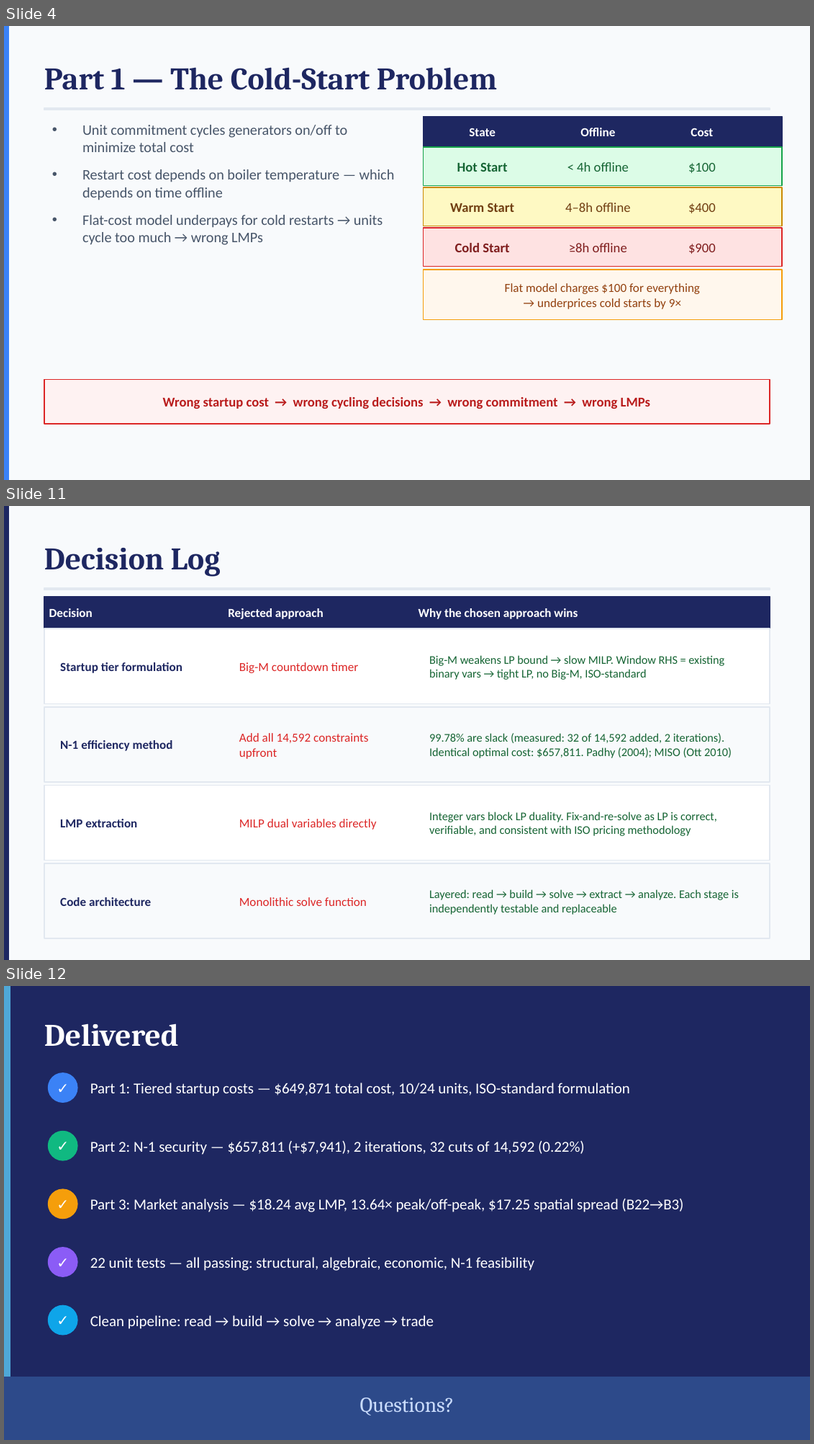
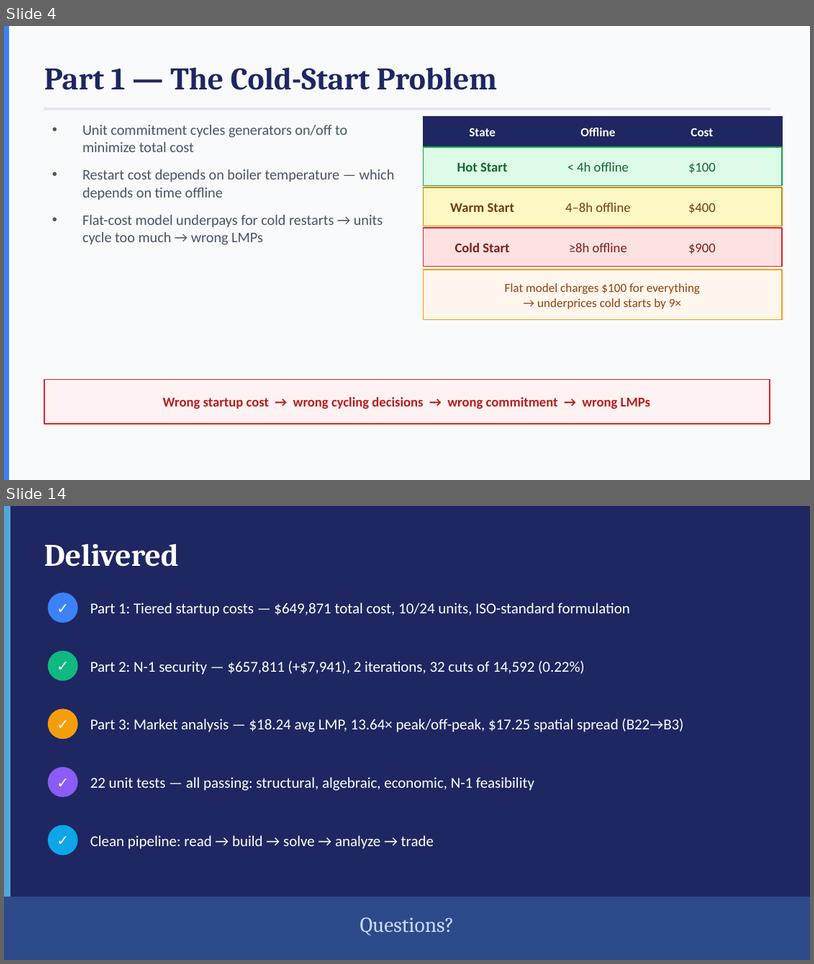
Before and after one commit to sb-at/chess_analyzer, a slide deck: TT/SCUC_Presentation.pptx. Shown one above the other, each under a label of ours: slides 4, 11 and 12 before the commit, slides 4 and 14 after it; the slides between them are not shown. The pictures are 814x1444 and 814x964 pixels, drawn with LibreOffice and Linux fonts; fonts in the diff are those of the drawing. Boxes give left, top, right and bottom in pixels: in the first picture for what was removed or moved away, otherwise in the second. Text is boxed around its words. In the diff, an @@ line names an element or a change of style, - is before the commit and + after.

```diff
--- a/TT/SCUC_Presentation.pptx
+++ b/TT/SCUC_Presentation.pptx
@@ slide 11 removed at [4,506,810,960], background #F8FAFC @@
@@ rectangle removed at [4,506,9,959] @@
@@ text removed at [44,548,221,577] @@
-Decision Log
@@ rectangle removed at [44,588,770,590] @@
@@ rectangle removed at [44,596,770,628] @@
@@ text removed at [49,608,93,617] @@
-Decision
@@ text removed at [228,608,324,619] @@
-Rejected approach
@@ text removed at [419,608,578,619] @@
-Why the chosen approach wins
@@ rectangle removed at [44,628,770,703] @@
@@ text removed at [430,655,725,680] @@
-Big-M weakens LP bound → slow MILP. Window RHS = existing binary vars → tight LP, no Big-M, ISO-standard
@@ text removed at [60,662,183,673] @@
-Startup tier formulation
@@ text removed at [239,662,359,673] @@
-Big-M countdown timer
@@ rectangle removed at [44,707,770,782] @@
@@ text removed at [60,740,173,751] @@
-N-1 efficiency method
@@ text removed at [239,733,368,759] @@
-Add all 14,592 constraints upfront
@@ text removed at [430,733,732,758] @@
-99.78% are slack (measured: 32 of 14,592 added, 2 iterations). Identical optimal cost: $657,811. Padhy (2004); MISO (Ott 2010)
@@ rectangle removed at [44,785,770,860] @@
@@ text removed at [60,818,137,827] @@
-LMP extraction
@@ text removed at [239,818,377,829] @@
-MILP dual variables directly
@@ text removed at [430,811,718,836] @@
-Integer vars block LP duality. Fix-and-re-solve as LP is correct, verifiable, and consistent with ISO pricing methodology
@@ rectangle removed at [44,863,770,938] @@
@@ text removed at [430,889,739,914] @@
-Layered: read → build → solve → extract → analyze. Each stage is independently testable and replaceable
@@ text removed at [60,897,151,906] @@
-Code architecture
@@ text removed at [239,897,367,906] @@
-Monolithic solve function
@@ what was slide 12 is now slide 14 @@
```
Also in this commit, not shown: 9 slides changed, 3 slides added.
